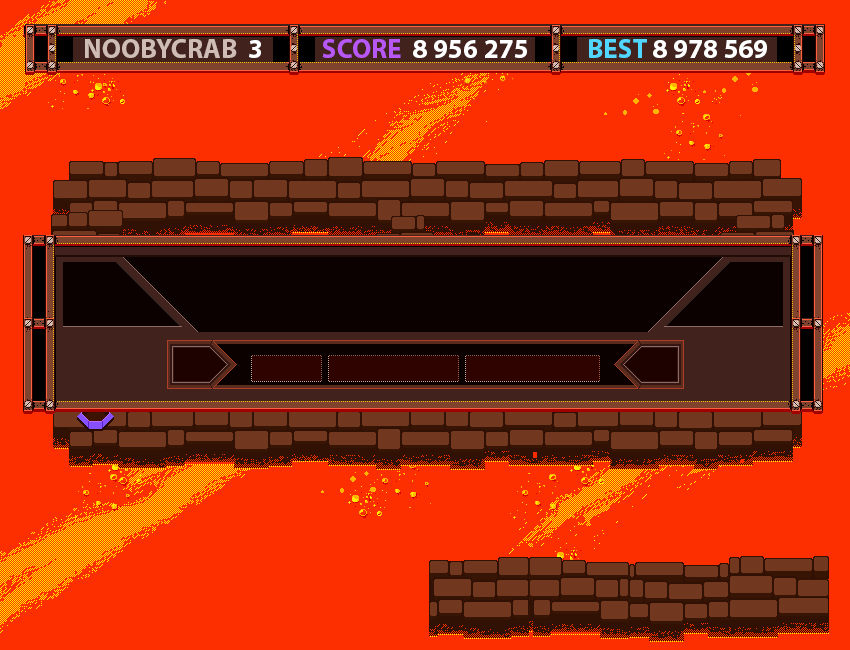
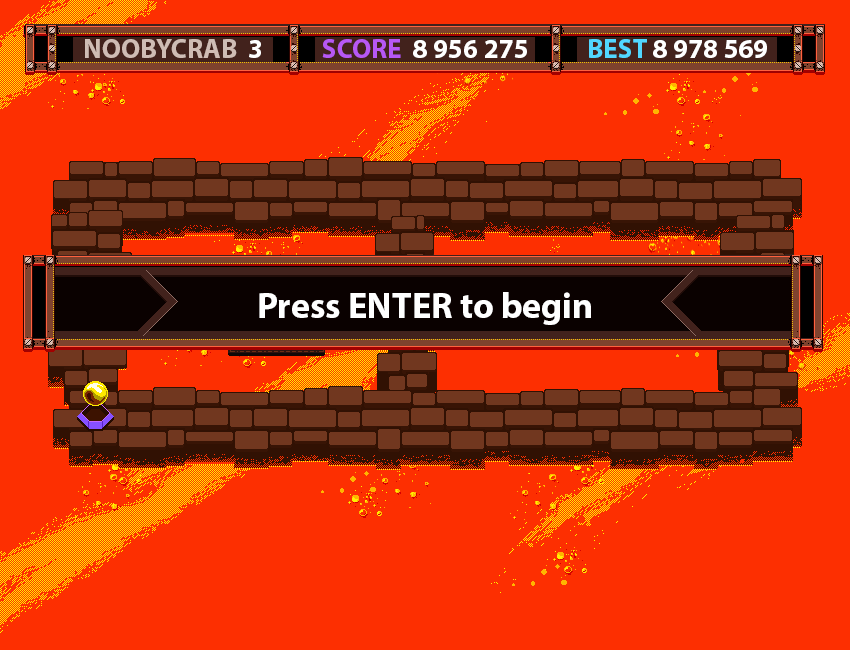
Two versions of the same layered image (850x650). Layer-by-layer changes:
renamed "PLAY press space" to "Press ENTER to begin", showed it, moved it above "Layer 58", painted on it over 259, 276, 591, 375
added layer "Layer 58" in group "PLAY / REPLAY" over 23, 255, 823, 352
hid "Layer 58 copy 8" over 23, 235, 823, 414
hid "Layer 58 copy 6" over 648, 257, 791, 401
hid "Layer 58 copy 3" over 55, 257, 198, 401
hid "player stat copy" over 167, 340, 684, 389
hid "Current Score copy 2" over 23, 235, 823, 414
hid "1" (2nd of 2, in "LD") over 729, 556, 829, 638
hid "2" (2nd of 2, in "LD") over 629, 562, 729, 642
hid "3" (2nd of 2, in "LD") over 529, 557, 629, 639
hid "4" (2nd of 2, in "LD") over 429, 557, 529, 639
painted on "LD copy" over 533, 452, 537, 458
